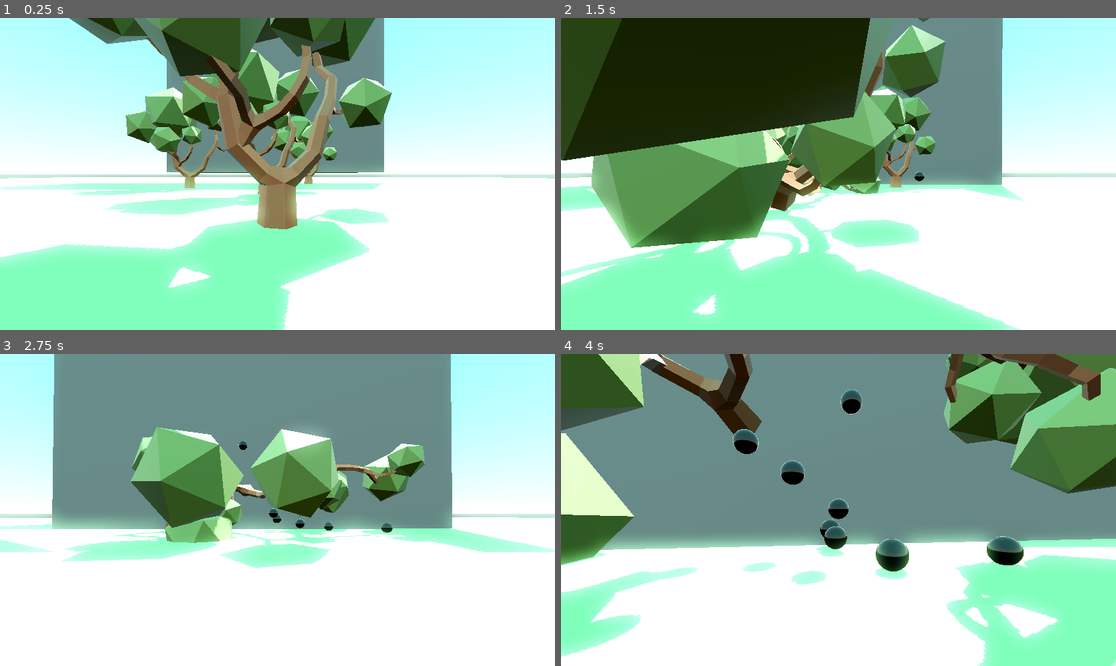
Above: before the commit, frames 1-4 (two rows, left to right).
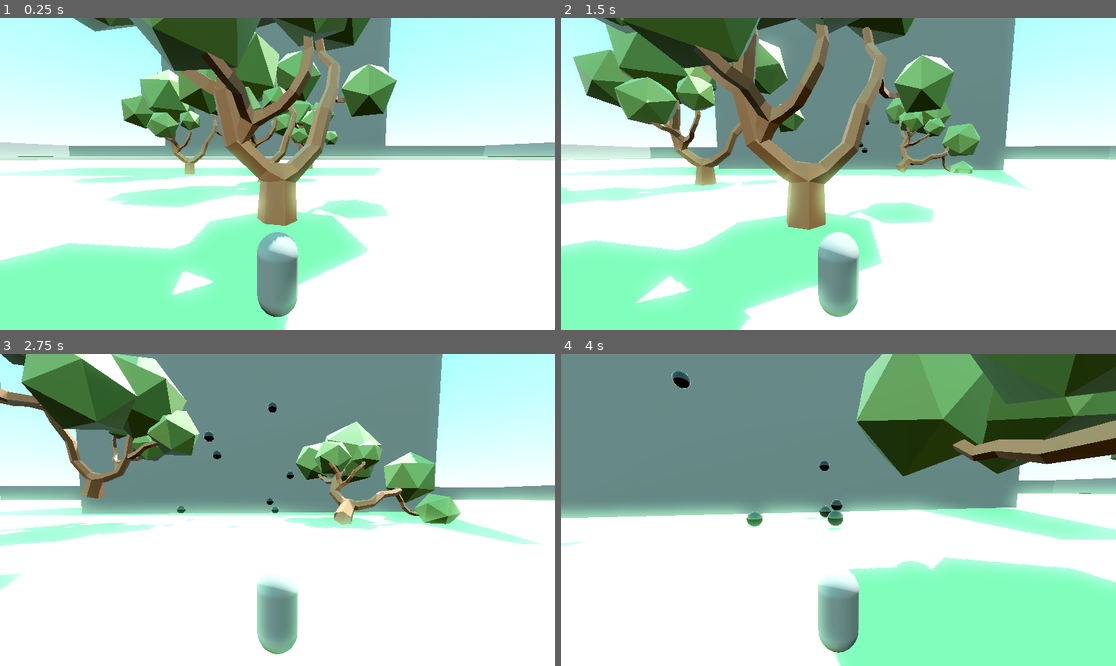
Above: after the commit, the same moments.

Repository: KrukDallan/Godot-test-game
Game: Godot game, scene res://node_3d.tscn
Same seed, same stepped clock (60 frames per second), same inputs: the game is played once before the commit and once after it.
Inputs (mouse positions are in pixels of both pictures, inside the frame that each line leads up to):
- Up to frame 1 (0.25 s): no input
- Up to frame 2 (1.5 s): move the mouse to (866, 174) at 0.52 s; press the mouse at (866, 174) at 0.53 s; hold Up (ui_up) from 0.53 s (still down); right-click (866, 174) at 0.8 s; move the mouse to (810, 174) at 1.27 s; release the mouse at (810, 174) at 1.28 s; right-click (810, 174) at 1.35 s
- Up to frame 3 (2.75 s): keep holding Up (ui_up); click (249, 510) at 1.55 s; move the mouse to (288, 503) at 2.02 s; press the mouse at (288, 503) at 2.03 s; right-click (288, 503) at 2.3 s
- Up to frame 4 (4 s): keep holding Up (ui_up); move the mouse to (832, 516) at 2.77 s; release the mouse at (832, 516) at 2.78 s; right-click (832, 516) at 2.85 s; click (832, 516) at 3.05 s; move the mouse to (877, 513) at 3.52 s; press the mouse at (877, 513) at 3.53 s; right-click (877, 513) at 3.8 s

The runs differ from the first frame. In frame 1, 23% of the frame differs, in the area x 0-100%, y 0-100%; in frame 2, 57%; in frame 3, 34%; in frame 4, 52%.

Commit message:
lmaooooooo

Diff:
--- a/character/character.gd
+++ b/character/character.gd
@@ -3,11 +3,11 @@
 var _input := Vector3.ZERO
 # builds up velocity
 var _incremental_speed : float = 1.0
+var dash_factor : float = 1.0
 
 var mouse_sensitivity := 0.001
 var twist_input := 0.0
 var pitch_input := 0.0
-var mouse_coord := Vector3(0,0,0)
 
 @onready var twist_pivot := $TwistPivot
 @onready var pitch_pivot := $TwistPivot/PitchPivot
@@ -29,16 +29,20 @@
 	var input := Vector3.ZERO
 	input.x = Input.get_axis("ui_left", "ui_right")
 	input.z = Input.get_axis("ui_up", "ui_down")
-	_input = twist_pivot.basis * input * 15.0 * delta * _incremental_speed
+	_input = twist_pivot.basis * input * 15.0 * delta * _incremental_speed * dash_factor
 	var collision = move_and_collide(_input)
 	if collision != null:
 		if collision.get_collider().is_in_group("Tree"):
 			collision.get_collider().get_pushed(_input)
+		elif collision.get_collider().is_in_group("Ball"):
+			collision.get_collider().get_pushed(_input*0.5)
 		_incremental_speed = 1.0
 	else:
 		_incremental_speed += 0.5*delta
 		if _incremental_speed > 2.0:
 			_incremental_speed = 2.0
+
+
 
 
 	if Input.is_action_just_pressed("ui_cancel"):
@@ -61,11 +65,15 @@
 		if Input.get_mouse_mode() == Input.MOUSE_MODE_CAPTURED:
 			twist_input = -event.relative.x * mouse_sensitivity
 			pitch_input = - event.relative.y * mouse_sensitivity
-			mouse_coord = Vector3(0, event.relative.y,event.relative.x)
+
 	elif Input.is_action_pressed("shoot") and shooted == false:
 		shooted = true
 		var instanced = ball.instantiate()
 		instanced.position = raycast.global_position
 		instanced.transform.basis = raycast.global_transform.basis
-		#instanced.set_direction(twist_pivot.basis*Vector3(0,0,1))
 		get_tree().get_root().add_child(instanced)
+
+	elif Input.is_action_pressed("dash"):
+		dash_factor = 2.0
+	else:
+		dash_factor = 1.0
--- a/character/character.tscn
+++ b/character/character.tscn
@@ -17,7 +17,6 @@
 script = ExtResource("1_fls2m")
 
 [node name="MeshInstance3D" type="MeshInstance3D" parent="."]
-visible = false
 mesh = SubResource("CapsuleMesh_8wmhf")
 skeleton = NodePath("")
 
@@ -31,7 +30,7 @@
 transform = Transform3D(1, -4.09353e-16, 3.43488e-16, 3.43488e-16, 0.984808, 0.173648, -4.09353e-16, -0.173648, 0.984808, 0, 0, 0)
 
 [node name="Camera3D" type="Camera3D" parent="TwistPivot/PitchPivot"]
-transform = Transform3D(1, -2.88221e-16, 3.43488e-16, 3.43488e-16, 0.984808, -0.173648, -2.88221e-16, 0.173648, 0.984808, 2.08165e-12, 2.08165e-12, 5)
+transform = Transform3D(1, -3.18388e-16, 3.4746e-16, 3.4746e-16, 0.996195, -0.0871558, -3.18388e-16, 0.0871558, 0.996195, 2.08165e-12, 1, 5)
 current = true
 
 [node name="RayCast3D" type="RayCast3D" parent="TwistPivot/PitchPivot"]
--- a/node_3d.tscn
+++ b/node_3d.tscn
@@ -1,7 +1,8 @@
-[gd_scene load_steps=11 format=3 uid="uid://bax46c16y6cr1"]
+[gd_scene load_steps=12 format=3 uid="uid://bax46c16y6cr1"]
 
 [ext_resource type="PackedScene" uid="uid://1hu8dlv2x6xy" path="res://world/plains/environment/trees/low_poly_tree/tree.tscn" id="2_k2yma"]
 [ext_resource type="PackedScene" uid="uid://cogpeuuanbvw4" path="res://character/character.tscn" id="2_tec2t"]
+[ext_resource type="PackedScene" uid="uid://kpetghtsf3ub" path="res://objects/wall.tscn" id="3_63pom"]
 
 [sub_resource type="ProceduralSkyMaterial" id="ProceduralSkyMaterial_n7njo"]
 sky_top_color = Color(0.27451, 0.678431, 0.827451, 1)
@@ -23,7 +24,7 @@
 albedo_color = Color(0.623529, 1, 0.592157, 1)
 
 [sub_resource type="PlaneMesh" id="PlaneMesh_06t32"]
-size = Vector2(5, 5)
+size = Vector2(6, 6)
 
 [sub_resource type="ConcavePolygonShape3D" id="ConcavePolygonShape3D_m6if1"]
 data = PackedVector3Array(2.5, 0, 2.5, -2.5, 0, 2.5, 2.5, 0, -2.5, -2.5, 0, 2.5, -2.5, 0, -2.5, 2.5, 0, -2.5)
@@ -53,33 +54,168 @@
 collision_mask = 0
 
 [node name="CollisionShape3D" type="CollisionShape3D" parent="MeshInstance3D/StaticBody3D"]
+transform = Transform3D(2, 0, 0, 0, 2, 0, 0, 0, 2, 0, 0, 0)
 shape = SubResource("ConcavePolygonShape3D_m6if1")
 
 [node name="Player" parent="." instance=ExtResource("2_tec2t")]
 transform = Transform3D(1, 0, 0, 0, 1, 0, 0, 0, 1, 2.08165e-12, 2, 2.08165e-12)
 
-[node name="Tree" parent="." instance=ExtResource("2_k2yma")]
-transform = Transform3D(1, 0, 0, 0, 1, 0, 0, 0, 1, 2.08165e-12, 2.08165e-12, -10)
-
-[node name="Tree2" parent="." instance=ExtResource("2_k2yma")]
-transform = Transform3D(1, 0, 0, 0, 1, 0, 0, 0, 1, -2.06095, 0, -32.0147)
-
-[node name="Tree3" parent="." instance=ExtResource("2_k2yma")]
-transform = Transform3D(0.999992, 0, -0.00397934, 0, 1, 0, 0.00397934, 0, 0.999992, 11.6162, 0, -71.1361)
-
-[node name="Tree4" parent="." instance=ExtResource("2_k2yma")]
-transform = Transform3D(1, 0, 0, 0, 1, 0, 0, 0, 1, -23.4012, 0, -49.2419)
-
-[node name="RigidBody3D" type="RigidBody3D" parent="."]
+[node name="Cuboid" type="RigidBody3D" parent="."]
 transform = Transform3D(1, 0, 0, 0, 1, 0, 0, 0, 1, -1, 55, -208)
 collision_layer = 2
-collision_mask = 3
+collision_mask = 7
 mass = 50.0
 
-[node name="MeshInstance3D" type="MeshInstance3D" parent="RigidBody3D"]
+[node name="MeshInstance3D" type="MeshInstance3D" parent="Cuboid"]
 transform = Transform3D(1, 0, 0, 0, 1, 0, 0, 0, 1, 0, 0, 69.6018)
 mesh = SubResource("BoxMesh_05idi")
 
-[node name="CollisionShape3D" type="CollisionShape3D" parent="RigidBody3D"]
+[node name="CollisionShape3D" type="CollisionShape3D" parent="Cuboid"]
 transform = Transform3D(1, 0, 0, 0, 1, 0, 0, 0, 1, 0, 0, 69.6018)
 shape = SubResource("ConvexPolygonShape3D_wmyn4")
+
+[node name="Forest" type="Node3D" parent="."]
+
+[node name="Tree4" parent="Forest" instance=ExtResource("2_k2yma")]
+transform = Transform3D(1, 0, 0, 0, 1, 0, 0, 0, 1, -23.4012, 0, -49.2419)
+
+[node name="Tree3" parent="Forest" instance=ExtResource("2_k2yma")]
+transform = Transform3D(0.999992, 0, -0.00397934, 0, 1, 0, 0.00397934, 0, 0.999992, 11.6162, 0, -71.1361)
+
+[node name="Tree15" parent="Forest" instance=ExtResource("2_k2yma")]
+transform = Transform3D(1, 0, 0, 0, 1, 0, 0, 0, 1, -75.6746, -3.12531, -27.9232)
+
+[node name="Tree14" parent="Forest" instance=ExtResource("2_k2yma")]
+transform = Transform3D(1, 0, 0, 0, 1, 0, 0, 0, 1, -75.6746, -3.12531, 18.5588)
+
+[node name="Tree13" parent="Forest" instance=ExtResource("2_k2yma")]
+transform = Transform3D(1, 0, 0, 0, 1, 0, 0, 0, 1, 131.156, -3.12531, 18.5588)
+
+[node name="Tree12" parent="Forest" instance=ExtResource("2_k2yma")]
+transform = Transform3D(1, 0, 0, 0, 1, 0, 0, 0, 1, 131.156, -3.12531, -39.8682)
+
+[node name="Tree11" parent="Forest" instance=ExtResource("2_k2yma")]
+transform = Transform3D(1, 0, 0, 0, 1, 0, 0, 0, 1, 104.44, -3.12531, -39.8682)
+
+[node name="Tree10" parent="Forest" instance=ExtResource("2_k2yma")]
+transform = Transform3D(1, 0, 0, 0, 1, 0, 0, 0, 1, 104.44, -3.12531, 17.0113)
+
+[node name="Tree9" parent="Forest" instance=ExtResource("2_k2yma")]
+transform = Transform3D(1, 0, 0, 0, 1, 0, 0, 0, 1, 67.2691, -3.12531, 17.0113)
+
+[node name="Tree8" parent="Forest" instance=ExtResource("2_k2yma")]
+transform = Transform3D(1, 0, 0, 0, 1, 0, 0, 0, 1, 67.2691, -3.12531, 70.9436)
+
+[node name="Tree7" parent="Forest" instance=ExtResource("2_k2yma")]
+transform = Transform3D(1, 0, 0, 0, 1, 0, 0, 0, 1, 35.3027, -3.12531, 70.9436)
+
+[node name="Tree6" parent="Forest" instance=ExtResource("2_k2yma")]
+transform = Transform3D(1, 0, 0, 0, 1, 0, 0, 0, 1, -21.5562, -3.12531, 70.9436)
+
+[node name="Tree5" parent="Forest" instance=ExtResource("2_k2yma")]
+transform = Transform3D(1, 0, 0, 0, 1, 0, 0, 0, 1, -60.4094, -3.12531, 70.9436)
+
+[node name="Tree16" parent="Forest" instance=ExtResource("2_k2yma")]
+transform = Transform3D(1, 0, 0, 0, 1, 0, 0, 0, 1, -60.4094, -3.12531, 167.785)
+
+[node name="Tree17" parent="Forest" instance=ExtResource("2_k2yma")]
+transform = Transform3D(1, 0, 0, 0, 1, 0, 0, 0, 1, -143.55, -3.12531, 167.785)
+
+[node name="Tree18" parent="Forest" instance=ExtResource("2_k2yma")]
+transform = Transform3D(1, 0, 0, 0, 1, 0, 0, 0, 1, -143.55, -3.12531, 86.2001)
+
+[node name="Tree19" parent="Forest" instance=ExtResource("2_k2yma")]
+transform = Transform3D(1, 0, 0, 0, 1, 0, 0, 0, 1, 115.004, -3.12531, 86.2001)
+
+[node name="Tree20" parent="Forest" instance=ExtResource("2_k2yma")]
+transform = Transform3D(1, 0, 0, 0, 1, 0, 0, 0, 1, 115.004, -3.12531, 151.403)
+
+[node name="Tree21" parent="Forest" instance=ExtResource("2_k2yma")]
+transform = Transform3D(1, 0, 0, 0, 1, 0, 0, 0, 1, 27.5865, -3.12531, 151.403)
+
+[node name="Tree22" parent="Forest" instance=ExtResource("2_k2yma")]
+transform = Transform3D(1, 0, 0, 0, 1, 0, 0, 0, 1, 188.635, -3.12531, 151.403)
+
+[node name="Tree23" parent="Forest" instance=ExtResource("2_k2yma")]
+transform = Transform3D(1, 0, 0, 0, 1, 0, 0, 0, 1, 188.635, -3.12531, 197.978)
+
+[node name="Tree24" parent="Forest" instance=ExtResource("2_k2yma")]
+transform = Transform3D(1, 0, 0, 0, 1, 0, 0, 0, 1, 12.702, -3.12531, 197.978)
+
+[node name="Tree25" parent="Forest" instance=ExtResource("2_k2yma")]
+transform = Transform3D(1, 0, 0, 0, 1, 0, 0, 0, 1, -13.8882, -3.12531, 95.8078)
+
+[node name="Tree26" parent="Forest" instance=ExtResource("2_k2yma")]
+transform = Transform3D(1, 0, 0, 0, 1, 0, 0, 0, 1, -13.8882, -3.12531, 20.562)
+
+[node name="Tree27" parent="Forest" instance=ExtResource("2_k2yma")]
+transform = Transform3D(1, 0, 0, 0, 1, 0, 0, 0, 1, -160.463, -3.12531, 20.562)
+
+[node name="Tree28" parent="Forest" instance=ExtResource("2_k2yma")]
+transform = Transform3D(1, 0, 0, 0, 1, 0, 0, 0, 1, -160.463, -3.12531, -32.5462)
+
+[node name="Tree29" parent="Forest" instance=ExtResource("2_k2yma")]
+transform = Transform3D(1, 0, 0, 0, 1, 0, 0, 0, 1, -209.208, -3.12531, -32.5462)
+
+[node name="Tree30" parent="Forest" instance=ExtResource("2_k2yma")]
+transform = Transform3D(1, 0, 0, 0, 1, 0, 0, 0, 1, -209.208, -3.12531, 70.7052)
+
+[node name="Tree31" parent="Forest" instance=ExtResource("2_k2yma")]
+transform = Transform3D(1, 0, 0, 0, 1, 0, 0, 0, 1, -253.247, -3.12531, 70.7052)
+
+[node name="Tree32" parent="Forest" instance=ExtResource("2_k2yma")]
+transform = Transform3D(1, 0, 0, 0, 1, 0, 0, 0, 1, -253.247, -3.12531, 145.991)
+
+[node name="Tree33" parent="Forest" instance=ExtResource("2_k2yma")]
+transform = Transform3D(1, 0, 0, 0, 1, 0, 0, 0, 1, -217.731, -3.12531, 145.991)
+
+[node name="Tree34" parent="Forest" instance=ExtResource("2_k2yma")]
+transform = Transform3D(1, 0, 0, 0, 1, 0, 0, 0, 1, -217.731, -3.12531, 197.739)
+
+[node name="Tree35" parent="Forest" instance=ExtResource("2_k2yma")]
+transform = Transform3D(1, 0, 0, 0, 1, 0, 0, 0, 1, -178.687, -3.12531, 197.739)
+
+[node name="Tree2" parent="Forest" instance=ExtResource("2_k2yma")]
+transform = Transform3D(1, 0, 0, 0, 1, 0, 0, 0, 1, -2.06095, 0, -32.0147)
+
+[node name="Tree" parent="Forest" instance=ExtResource("2_k2yma")]
+transform = Transform3D(1, 0, 0, 0, 1, 0, 0, 0, 1, 2.08165e-12, 2.08165e-12, -10)
+
+[node name="Wallace" type="Node3D" parent="."]
+transform = Transform3D(1, 0, 0, 0, 1, 0, 0, 0, 1, 0, 2.12986, -252.628)
+
+[node name="Wall" parent="Wallace" instance=ExtResource("3_63pom")]
+transform = Transform3D(1, 0, 0, 0, 1, 0, 0, 0, 1, -201.097, 10, -28.1645)
+
+[node name="Wall4" parent="Wallace" instance=ExtResource("3_63pom")]
+transform = Transform3D(-4.37114e-08, 3.48787e-16, 1, 3.48787e-16, 1, -3.48787e-16, -1, 3.48787e-16, -4.37114e-08, -290.897, 10, 75.2319)
+
+[node name="Wall5" parent="Wallace" instance=ExtResource("3_63pom")]
+transform = Transform3D(-4.37114e-08, 3.48787e-16, 1, 3.48787e-16, 1, -3.48787e-16, -1, 3.48787e-16, -4.37114e-08, -286.76, 11.2025, 440.904)
+
+[node name="Wall12" parent="Wallace" instance=ExtResource("3_63pom")]
+transform = Transform3D(-4.37114e-08, 3.48787e-16, 1, 3.48787e-16, 1, -3.48787e-16, -1, 3.48787e-16, -4.37114e-08, -286.76, 11.6891, 272.657)
+
+[node name="Wall6" parent="Wallace" instance=ExtResource("3_63pom")]
+transform = Transform3D(-1, 3.48787e-16, -1.50996e-07, 3.48787e-16, 1, -3.48787e-16, 1.50996e-07, -3.48787e-16, -1, 191.157, 10, 545.416)
+
+[node name="Wall10" parent="Wallace" instance=ExtResource("3_63pom")]
+transform = Transform3D(-1, 3.48787e-16, -1.50996e-07, 3.48787e-16, 1, -3.48787e-16, 1.50996e-07, -3.48787e-16, -1, -4.66547, 10, 545.416)
+
+[node name="Wall11" parent="Wallace" instance=ExtResource("3_63pom")]
+transform = Transform3D(-1, 3.48787e-16, -1.50996e-07, 3.48787e-16, 1, -3.48787e-16, 1.50996e-07, -3.48787e-16, -1, -195.355, 10, 545.416)
+
+[node name="Wall7" parent="Wallace" instance=ExtResource("3_63pom")]
+transform = Transform3D(-4.32761e-08, 0.14078, 0.990041, 6.1537e-09, 0.990041, -0.14078, -1, 3.48787e-16, -4.37114e-08, 295.107, 10, 68.0149)
+
+[node name="Wall8" parent="Wallace" instance=ExtResource("3_63pom")]
+transform = Transform3D(-4.32761e-08, 0.14078, 0.990041, 6.1537e-09, 0.990041, -0.14078, -1, 3.48787e-16, -4.37114e-08, 295.107, 10, 259.429)
+
+[node name="Wall9" parent="Wallace" instance=ExtResource("3_63pom")]
+transform = Transform3D(-4.32761e-08, 0.14078, 0.990041, 6.1537e-09, 0.990041, -0.14078, -1, 3.48787e-16, -4.37114e-08, 295.107, 10, 440.45)
+
+[node name="Wall2" parent="Wallace" instance=ExtResource("3_63pom")]
+transform = Transform3D(1, 0, 0, 0, 1, 0, 0, 0, 1, -1.14536, 10, -28.6765)
+
+[node name="Wall3" parent="Wallace" instance=ExtResource("3_63pom")]
+transform = Transform3D(1, 0, 0, 0, 1, 0, 0, 0, 1, 196.293, 10.1832, -31.1554)
--- a/objects/ball.gd
+++ b/objects/ball.gd
@@ -2,13 +2,19 @@
 
 var direction = Vector3.ZERO
 
-const speed = 10.0
+const speed = 15.0
 
 # Called when the node enters the scene tree for the first time.
 func _ready():
 	apply_impulse(transform.basis*Vector3(0,0,-speed)*20, Vector3(0,1,0))
+	$Timer.start()
 
 
 # Called every frame. 'delta' is the elapsed time since the previous frame.
 func _process(delta):
-	pass
+	if $Timer.time_left == 0.0:
+		queue_free()
+
+func get_pushed(source: Vector3) -> void:
+	#apply_central_force(-source*100)
+	apply_impulse(source*1000, Vector3(0,1,0))
--- a/objects/ball.tscn
+++ b/objects/ball.tscn
@@ -17,6 +17,7 @@
 [node name="Ball" type="RigidBody3D" groups=["Ball"]]
 collision_layer = 2
 collision_mask = 3
+mass = 1.5
 linear_damp = 1.0
 script = ExtResource("1_jpw0b")
 
@@ -25,3 +26,7 @@
 
 [node name="CollisionShape3D" type="CollisionShape3D" parent="."]
 shape = SubResource("ConvexPolygonShape3D_umqk6")
+
+[node name="Timer" type="Timer" parent="."]
+wait_time = 10.0
+one_shot = true
--- /dev/null
+++ b/objects/wall.tscn
@@ -0,0 +1,20 @@
+[gd_scene load_steps=3 format=3 uid="uid://kpetghtsf3ub"]
+
+[sub_resource type="BoxMesh" id="BoxMesh_pels4"]
+size = Vector3(200, 15, 5)
+
+[sub_resource type="ConvexPolygonShape3D" id="ConvexPolygonShape3D_60a8u"]
+points = PackedVector3Array(-100.769, -8.26923, -3.26863, 100.769, 8.65385, 2.88401, 100.769, 8.65385, -3.26863, -100.769, 8.65385, 2.88401, 100.769, -8.26923, 2.88401, 100.769, -8.26923, -3.26863, -100.769, 8.65385, -3.26863, -100.769, -8.26923, 2.88401)
+
+[node name="Wall" type="Node3D"]
+
+[node name="RigidBody3D" type="RigidBody3D" parent="."]
+collision_layer = 2
+collision_mask = 7
+mass = 999.0
+
+[node name="MeshInstance3D" type="MeshInstance3D" parent="RigidBody3D"]
+mesh = SubResource("BoxMesh_pels4")
+
+[node name="CollisionShape3D" type="CollisionShape3D" parent="RigidBody3D"]
+shape = SubResource("ConvexPolygonShape3D_60a8u")
--- a/project.godot
+++ b/project.godot
@@ -63,6 +63,11 @@
 "events": [Object(InputEventMouseButton,"resource_local_to_scene":false,"resource_name":"","device":-1,"window_id":0,"a …(259 unchanged characters)…
 ]
 }
+dash={
+"deadzone": 0.5,
+"events": [Object(InputEventMouseButton,"resource_local_to_scene":false,"resource_name":"","device":-1,"window_id":0,"alt_pressed":false,"shift_pressed":false,"ctrl_pressed":false,"meta_pressed":false,"button_mask":2,"position":Vector2(713, 31),"global_position":Vector2(721, 115),"factor":1.0,"button_index":2,"canceled":false,"pressed":true,"double_click":false,"script":null)
+]
+}
 
 [layer_names]
 
--- a/world/plains/environment/trees/low_poly_tree/tree.tscn
+++ b/world/plains/environment/trees/low_poly_tree/tree.tscn
@@ -11,6 +11,7 @@
 [node name="RigidBody3D" parent="." groups=["Tree"] instance=ExtResource("1_j2fyf")]
 collision_layer = 2
 collision_mask = 7
+linear_damp = 2.0
 script = ExtResource("1_rmn2j")
 
 [node name="CollisionShape3D" type="CollisionShape3D" parent="RigidBody3D"]
Not shown, added: export_presets.cfg
